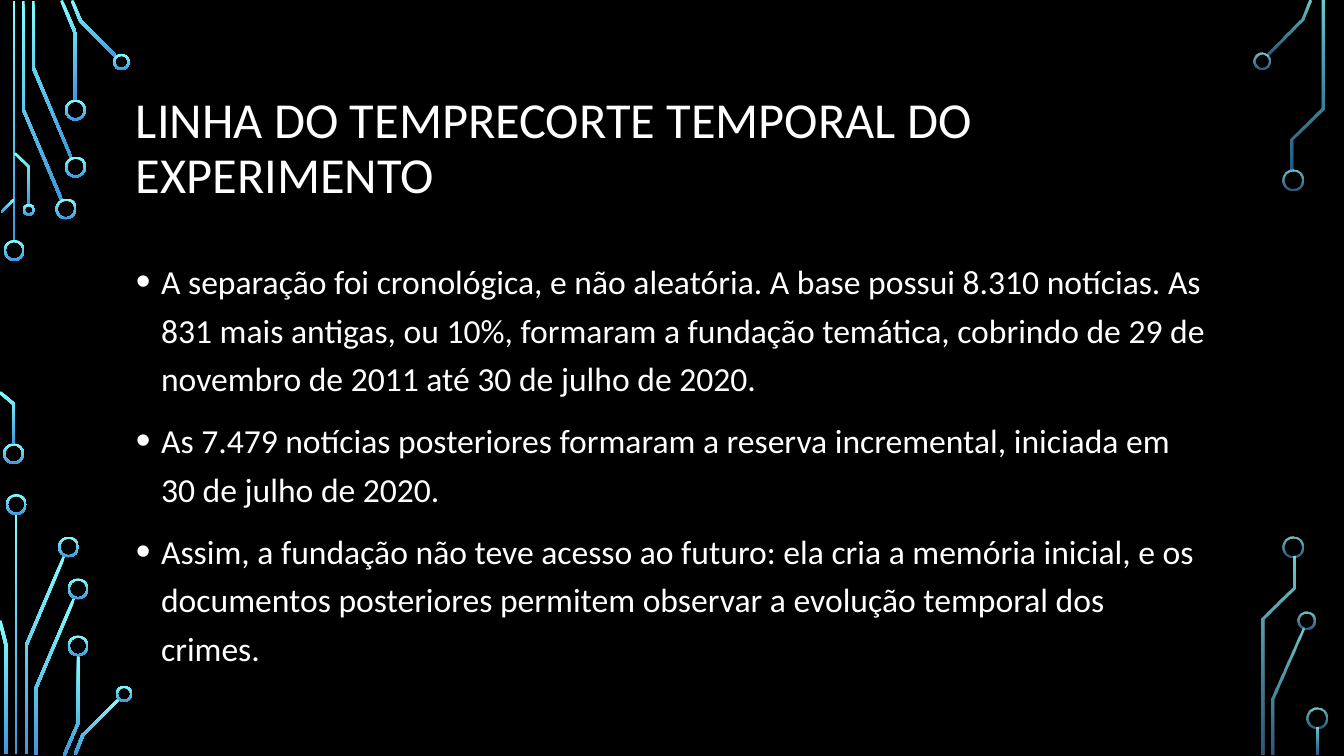
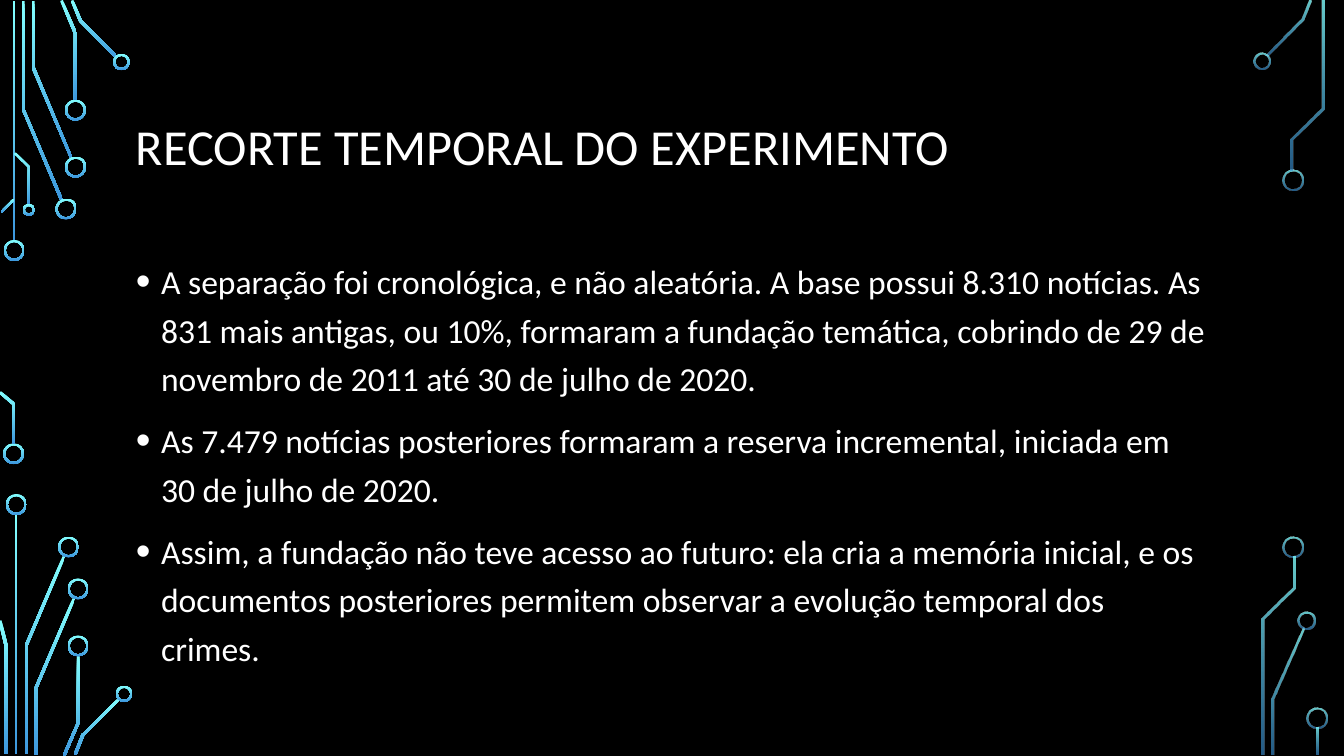
Before and after one commit to 0rakul0/NT_PF, a slide deck: slide 5 of output/Classificação Incremental e Auditável de Crimes em Notícias.pptx. Drawn at 1344x756 pixels with LibreOffice and Linux fonts; fonts in the diff are those of the drawing; background and template pictures are left out. Boxes give left, top, right and bottom in pixels: in the first picture for what was removed or moved away, otherwise in the second. Text is boxed around its words. In the diff, an @@ line names an element or a change of style, - is before the commit and + after.

```diff
--- a/output/Classificação Incremental e Auditável de Crimes em Notícias.pptx
+++ b/output/Classificação Incremental e Auditável de Crimes em Notícias.pptx
@@ title at (x1=136, y1=132, x2=949, y2=166): text changed @@
-LINHA DO TEMPRECORTE TEMPORAL DO EXPERIMENTO
+RECORTE TEMPORAL DO EXPERIMENTO
```
Also in this commit, not shown: 4 other slides changed, 1 other file.
